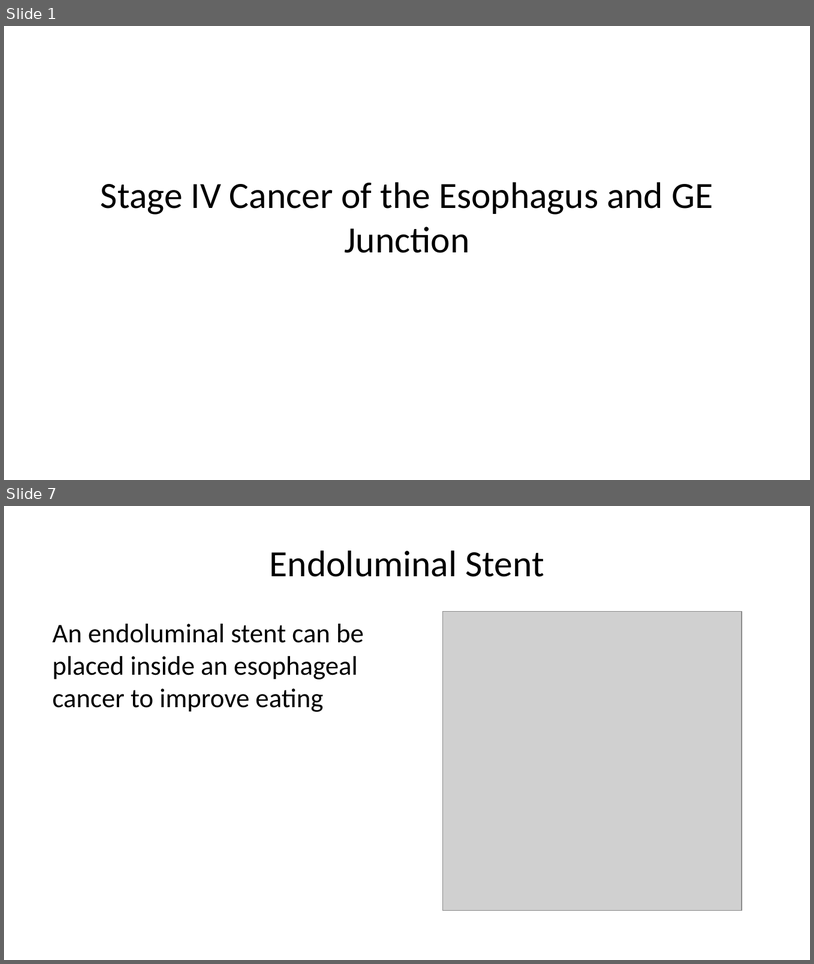
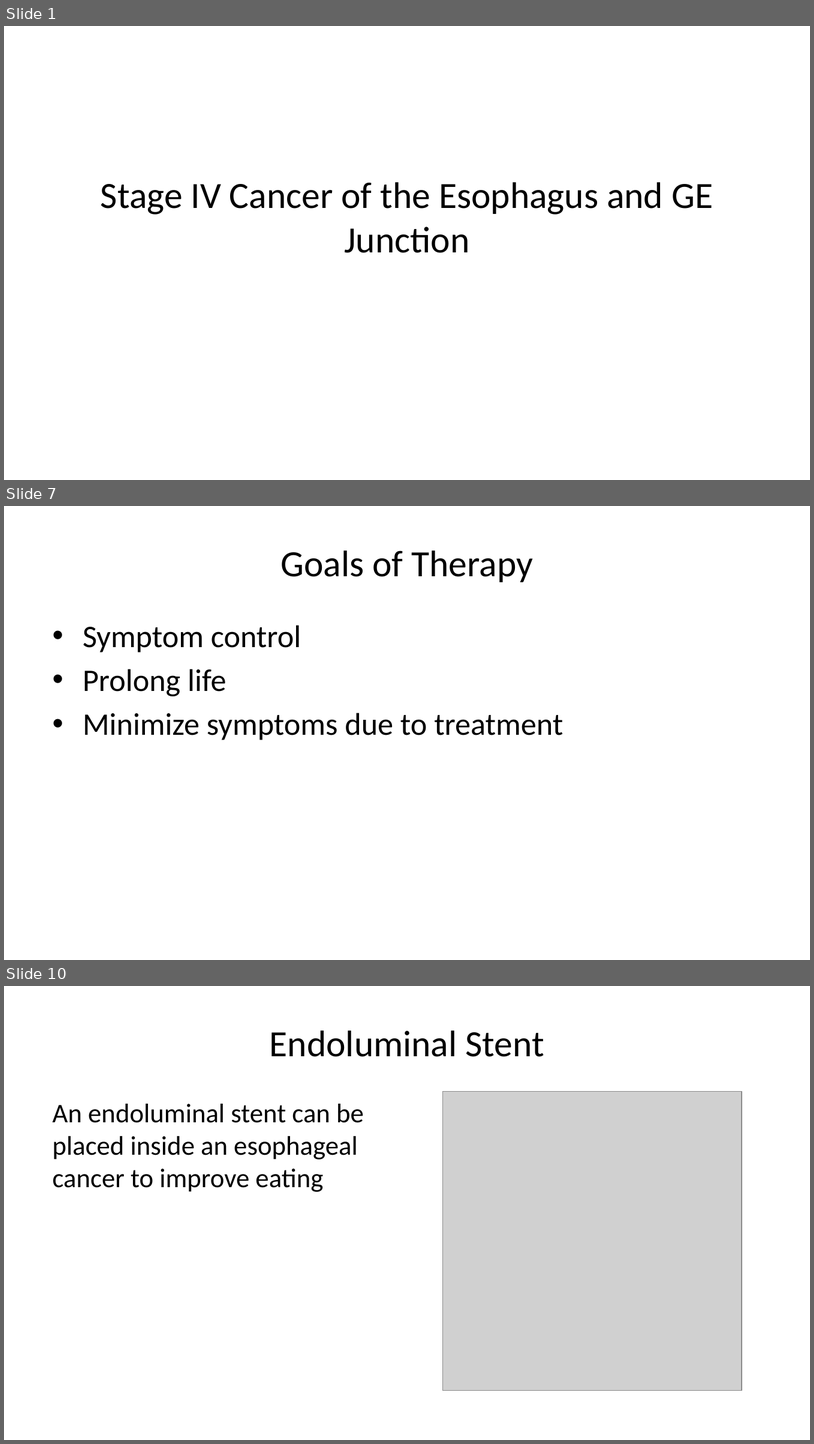
Before and after one commit to jcsalo/patient_education, a slide deck: lci_esom1.pptx. Shown one above the other, each under a label of ours: slides 1 and 7 before the commit, slides 1, 7 and 10 after it; the slides between them are not shown. The pictures are 814x964 and 814x1444 pixels, drawn with LibreOffice and Linux fonts; fonts in the diff are those of the drawing; grey boxes stand for pictures. Boxes give left, top, right and bottom in pixels: in the first picture for what was removed or moved away, otherwise in the second. Text is boxed around its words. In the diff, an @@ line names an element or a change of style, - is before the commit and + after.

```diff
--- a/lci_esom1.pptx
+++ b/lci_esom1.pptx
@@ slide 7 added at bbox=[4, 506, 810, 960], background #FFFFFF @@
@@ title added at bbox=[281, 550, 533, 582], 33 pt, text #000000 @@
+Goals of Therapy
@@ text added at bbox=[83, 625, 563, 740], 28 pt, text #000000 @@
+• Symptom control
+• Prolong life
+• Minimize symptoms due to treatment
@@ what was slide 7 is now slide 10 @@
```
Also in this commit, not shown: 4 slides changed, 9 other slides added, 2 slides removed, 38 other files.
